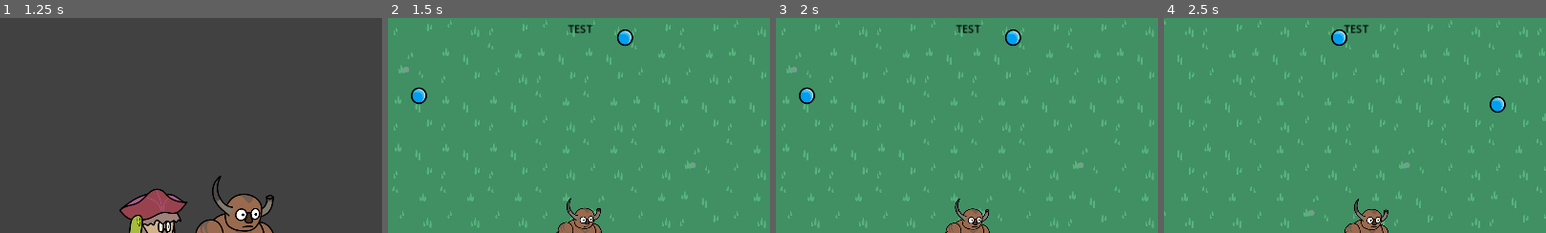
Above: before the commit, frames 1-4 (left to right).
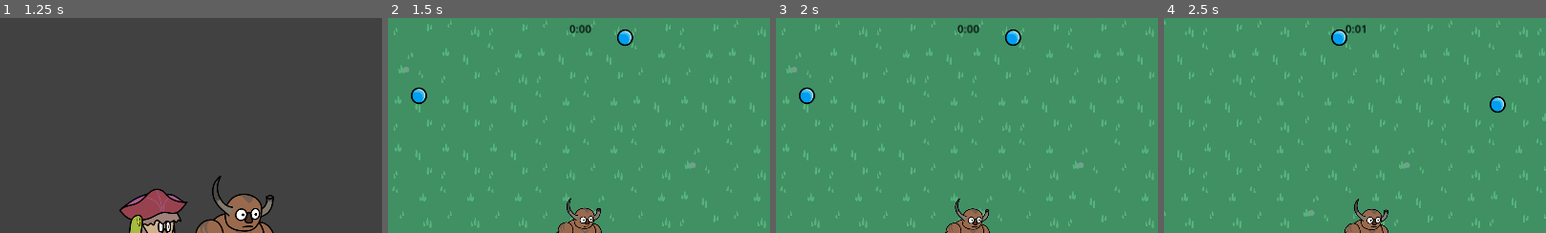
Above: after the commit, the same moments.

Repository: vinnylav/TacticsRPG
Game: Godot game, scene res://Scenes/Game/MainMenu/MainMenu.tscn
Same seed, same stepped clock (60 frames per second), same inputs: the game is played once before the commit and once after it.
Inputs:
- Up to frame 1 (1.25 s): click "Start Game" at 0.5 s
- Up to frame 2 (1.5 s): click "Select Hero" at 1.25 s
- Up to frame 3 (2 s): no input
- Up to frame 4 (2.5 s): tap Enter at 2 s; hold D (move_right) from 2.03 s (still down)
The pictures show only the part of the screen within x 25-75%, y 0-50%; the shares and areas given below are measured in that part.

Frame 1 is identical in both runs. In frame 2, 0.2% of the frame differs, in the area x 47-54%, y 3-8%; in frame 3, 0.2%; in frame 4, 0.1%.
Error before the commit: Parse Error: Expected closing ")" after grouping expression. (res://Scenes/Game/UI/arena_timer_ui.gd:18)

Commit message:
Timer Fix

Diff:
--- a/Scenes/Game/UI/arena_timer_ui.gd
+++ b/Scenes/Game/UI/arena_timer_ui.gd
@@ -1,18 +1,18 @@
 extends CanvasLayer
 
 @export var arena_time_manager: Node
-@onready var label = %Label
-
+@onready var label = $%Label
 
 func _process(delta):
 	if arena_time_manager == null:
 		return
 	var time_elapsed = arena_time_manager.get_time_elapsed()
-	label.text = str(time_elapsed)
-	#label.text = format_seconds_to_string(time_elapsed)
+	#label.text = str(time_elapsed)
+	label.text = format_seconds_to_string(time_elapsed)
+
 
 func format_seconds_to_string(seconds: float):
 	var minutes = floor(seconds / 60)
 	var remaining_seconds = seconds - (minutes * 60)
 	#enforce 2 digit seconds
-	return str(minutes) + ":" + ("%02d" %(floor(remaining_seconds))
+	return str(minutes) + ":" + ("%02d" % floor(remaining_seconds))
--- a/Scenes/Zone1/Zone1.tscn
+++ b/Scenes/Zone1/Zone1.tscn
@@ -13,7 +13,8 @@
 
 [node name="Main" type="Node2D"]
 
-[node name="ArenaTimerUI" parent="." instance=ExtResource("1_l4o64")]
+[node name="ArenaTimerUI" parent="." node_paths=PackedStringArray("arena_time_manager") instance=ExtResource("1_l4o64")]
+arena_time_manager = NodePath("../ArenaTimeManager")
 
 [node name="ArenaTimeManager" parent="." instance=ExtResource("2_6jnpo")]
 
